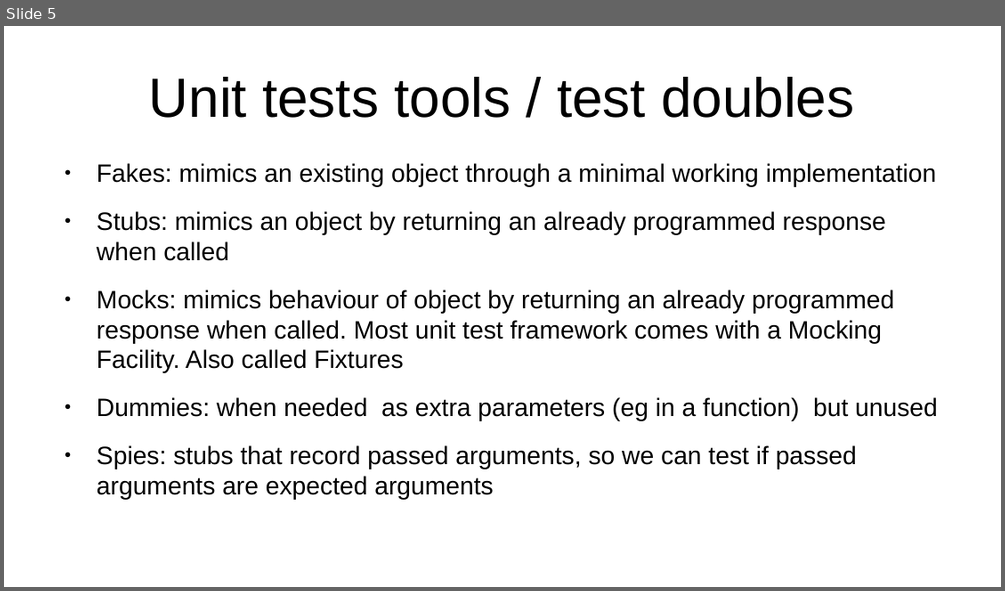
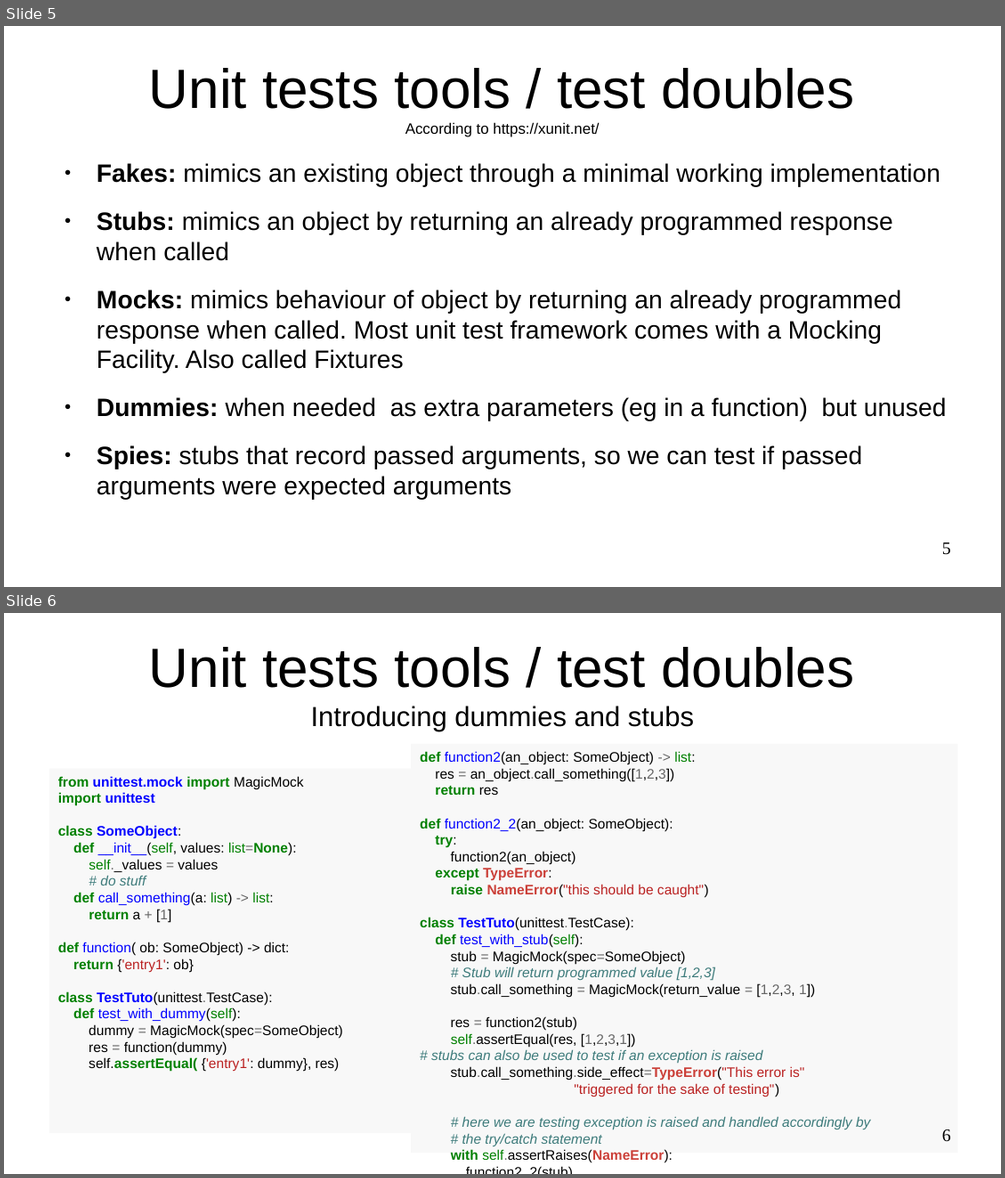
Before and after one commit to ybouilla/test_tutorial, a slide deck: presentation.odp. Shown one above the other, each under a label of ours: slide 5 before the commit, slides 5 and 6 after it. The pictures are 1005x591 and 1005x1178 pixels, drawn with LibreOffice and Linux fonts; fonts in the diff are those of the drawing. Boxes give left, top, right and bottom in pixels: in the first picture for what was removed or moved away, otherwise in the second. Text is boxed around its words. In the diff, an @@ line names an element or a change of style, - is before the commit and + after.

```diff
--- a/presentation.odp
+++ b/presentation.odp
@@ slide 6 added at [4,613,1001,1174], background #FFFFFF @@
@@ title added at [149,647,854,731], 44 pt, text #000000 @@
+Unit tests tools / test doubles
+Introducing dummies and stubs
@@ rectangle added at [411,744,958,1153], fill #F8F8F8, 11 pt, text #000000 @@
+def function2(an_object: SomeObject) -> list:
+res = an_object.call_something([1,2,3])
+return res
+def function2_2(an_object: SomeObject):
+try:
+function2(an_object)
+except TypeError:
+raise NameError("this should be caught")
+class TestTuto(unittest.TestCase):
+def test_with_stub(self):
+stub = MagicMock(spec=SomeObject)
+# Stub will return programmed value [1,2,3]
+stub.call_something = MagicMock(return_value = [1,2,3, 1])
+res = function2(stub)
+self.assertEqual(res, [1,2,3,1])
+# stubs can also be used to test if an exception is raised
+stub.call_something.side_effect=TypeError("This error is"
+"triggered for the sake of testing")
+# here we are testing exception is raised and handled accordingly by
+# the try/catch statement
+with self.assertRaises(NameError):
+function2_2(stub)
@@ rectangle added at [49,769,431,1133], fill #F8F8F8, 11 pt, text #000000 @@
+from unittest.mock import MagicMock
+import unittest
+class SomeObject:
+def __init__(self, values: list=None):
+self._values = values
+# do stuff
+def call_something(a: list) -> list:
+return a + [1]
+def function( ob: SomeObject) -> dict:
+return {'entry1': ob}
+class TestTuto(unittest.TestCase):
+def test_with_dummy(self):
+dummy = MagicMock(spec=SomeObject)
+res = function(dummy)
+self.assertEqual( {'entry1': dummy}, res)
@@ page number added at [942,1129,951,1142], 14 pt, text #000000 @@
+6
@@ slide 5 changed as well @@
@@ title at [149,68,854,137]: text changed; size 44 to 12 pt @@
-Unit tests tools / test doubles
+Unit tests tools / test doubles
+According to https://xunit.net/
@@ text at [97,163,947,421]: bold on in "Fakes:", "Stubs:", "Mocks:", "Dummies:" @@
@@ text at [97,445,862,499]: text changed @@
-● Spies: stubs that record passed arguments, so we can test if passed arguments are expected arguments
+● Spies: stubs that record passed arguments, so we can test if passed arguments were expected arguments
@@ page number added at [942,542,951,555], 14 pt, text #000000 @@
+5
```
Also in this commit, not shown: 5 other slides changed, 14 other slides added, 2 slides removed, 3 other files.
